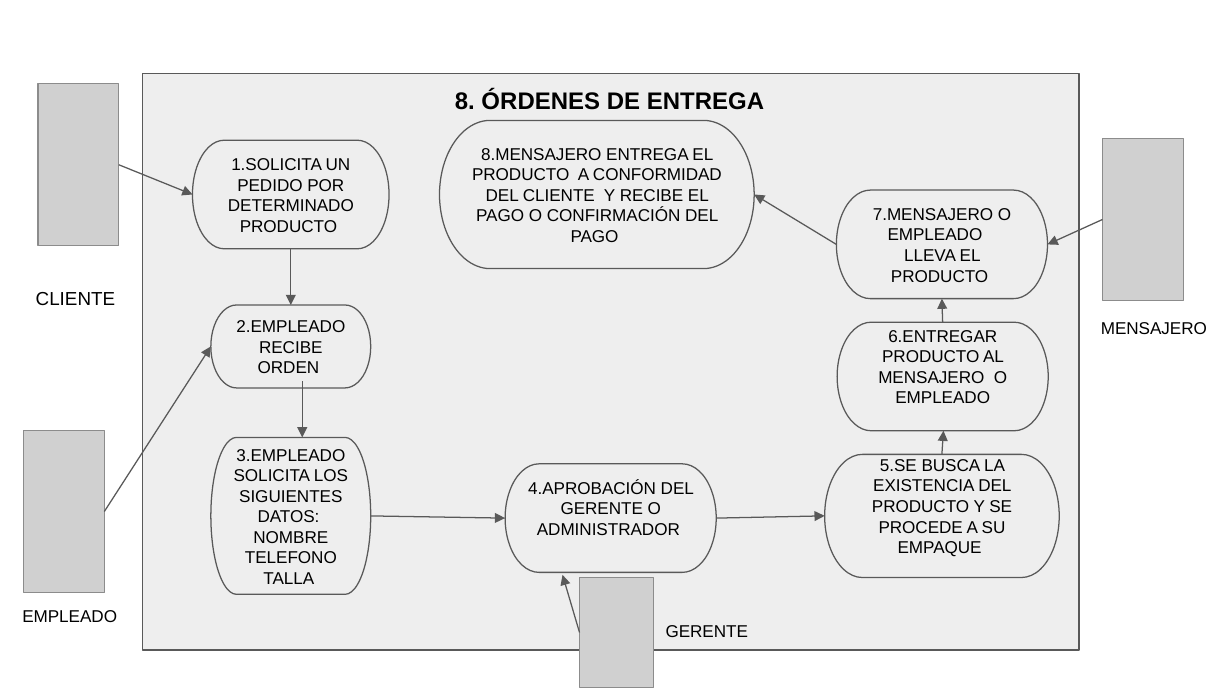
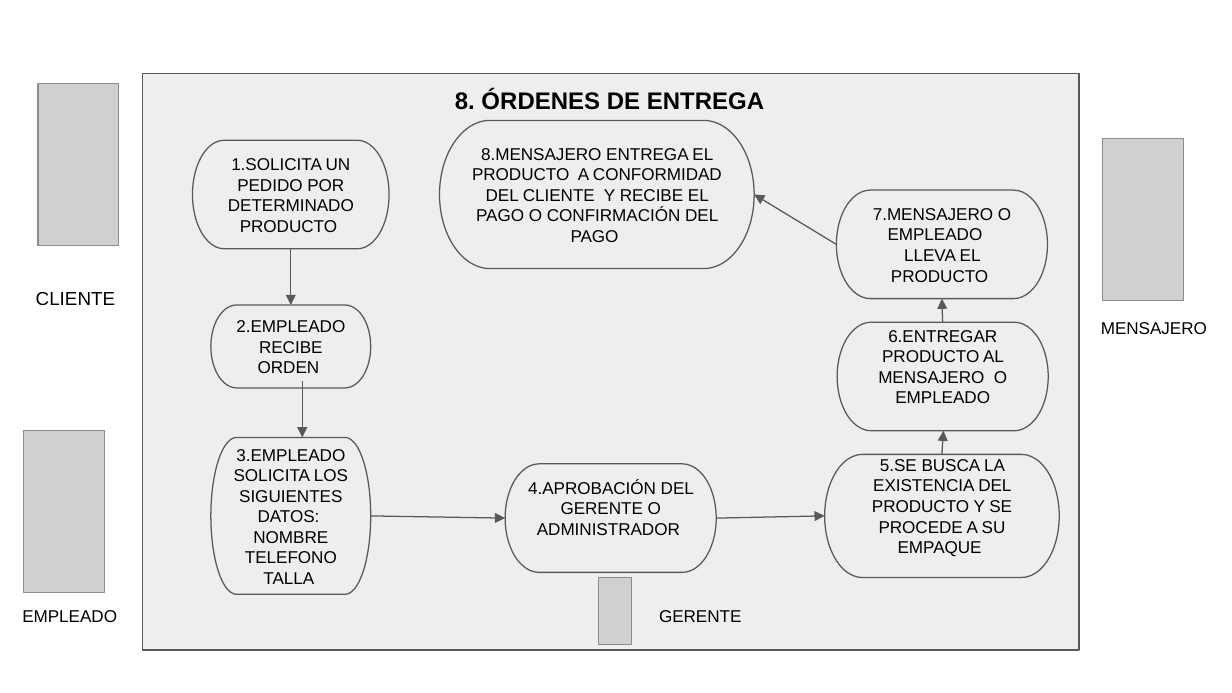
Before and after one commit to cesar123803/mi-hilo, a slide deck: slide 4 of casos de usos.pptx (slide 8 before the commit). Drawn at 1232x693 pixels with LibreOffice and Linux fonts; fonts in the diff are those of the drawing; grey boxes stand for pictures. Boxes give left, top, right and bottom in pixels: in the first picture for what was removed or moved away, otherwise in the second. Text is boxed around its words. In the diff, an @@ line names an element or a change of style, - is before the commit and + after.

```diff
--- a/casos de usos.pptx
+++ b/casos de usos.pptx
@@ arrow removed from (118, 165) to (192, 195) @@
@@ arrow removed from (1103, 219) to (1047, 244) @@
@@ arrow removed from (105, 511) to (211, 346) @@
@@ arrow removed from (579, 632) to (563, 575) @@
@@ picture: place and size @@
-picture at [579, 578, 653, 687]
+picture at [599, 578, 632, 644]
@@ text "GERENTE": place and size @@
-text "GERENTE" at [666, 625, 748, 637]
+text "GERENTE" at [659, 610, 741, 622]
```
Also in this commit, not shown: 4 other slides changed, 4 slides removed.
